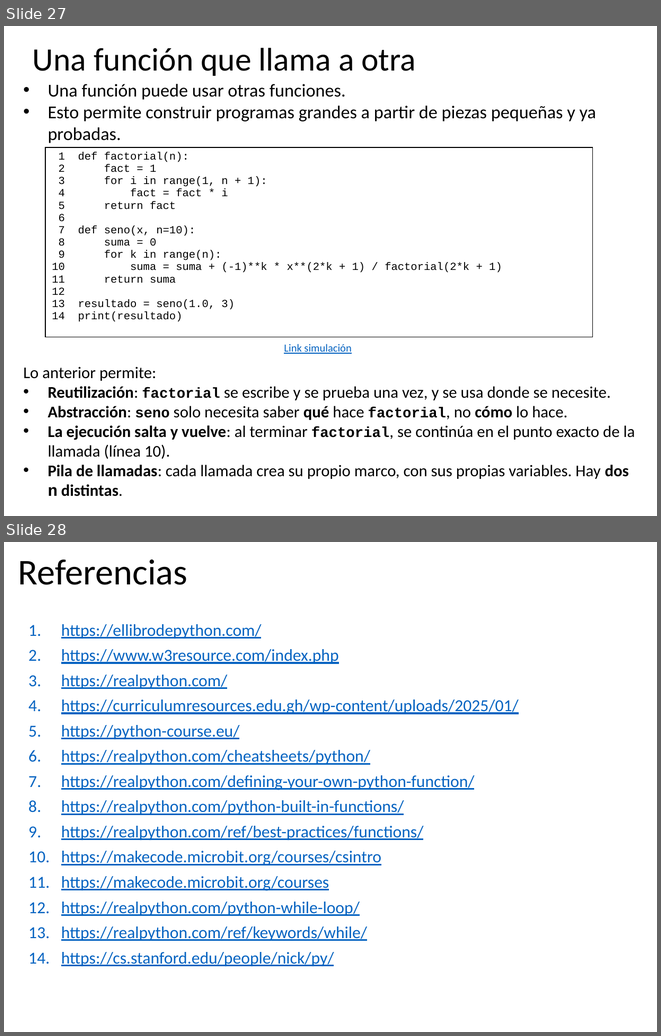
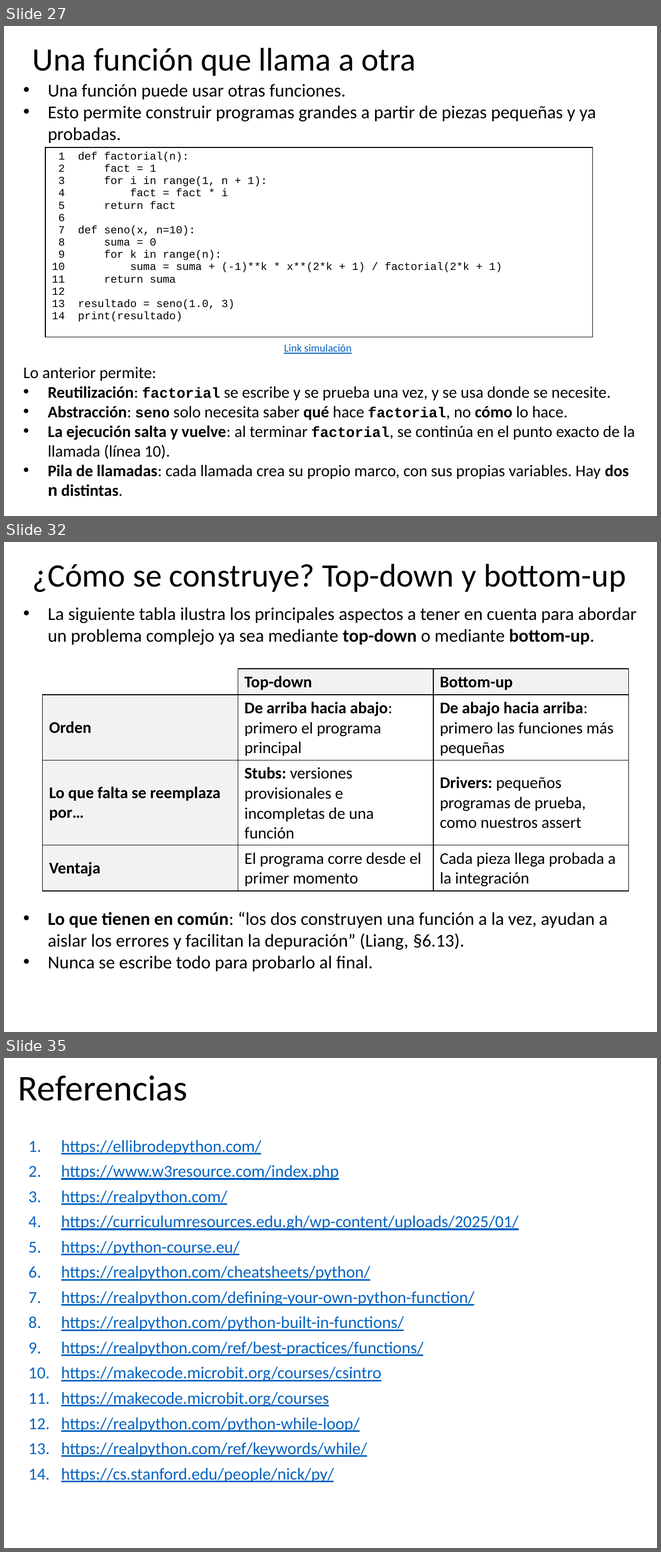
Before and after one commit to algoritmos-UdeA/logica1-20262, a slide deck: clases/10/teoria/clase-10.pptx. Shown one above the other, each under a label of ours: slides 27 and 28 before the commit, slides 27, 32 and 35 after it; the slides between them are not shown. The pictures are 661x1036 and 661x1552 pixels, drawn with LibreOffice and Linux fonts; fonts in the diff are those of the drawing. Boxes give left, top, right and bottom in pixels: in the first picture for what was removed or moved away, otherwise in the second. Text is boxed around its words. In the diff, an @@ line names an element or a change of style, - is before the commit and + after.

```diff
--- a/clases/10/teoria/clase-10.pptx
+++ b/clases/10/teoria/clase-10.pptx
@@ slide 32 added at (4, 542, 657, 1032), background #FFFFFF @@
@@ title added at (33, 564, 626, 592), 36 pt, text #000000 @@
+¿Cómo se construye? Top-down y bottom-up
@@ text added at (48, 607, 636, 971), 20 pt, text #000000 @@
+• La siguiente tabla ilustra los principales aspectos a tener en cuenta para abordar un problema complejo ya sea mediante top-down o mediante bottom-up.
+• Lo que tienen en común: “los dos construyen una función a la vez, ayudan a aislar los errores y facilitan la depuración” (Liang, §6.13).
+• Nunca se escribe todo para probarlo al final.
@@ table added at (43, 669, 628, 891), 4 rows, 3 columns @@
+ | Top-down | Bottom-up
+Orden | De arriba hacia abajo: primero el programa principal | De abajo hacia arriba: primero las funciones más pequeñas
+Lo que falta se reemplaza por… | Stubs: versiones provisionales e incompletas de una función | Drivers: pequeños programas de prueba, como nuestros assert
+Ventaja | El programa corre desde el primer momento | Cada pieza llega probada a la integración
@@ what was slide 28 is now slide 35 @@
```
Also in this commit, not shown: 6 other slides added.
